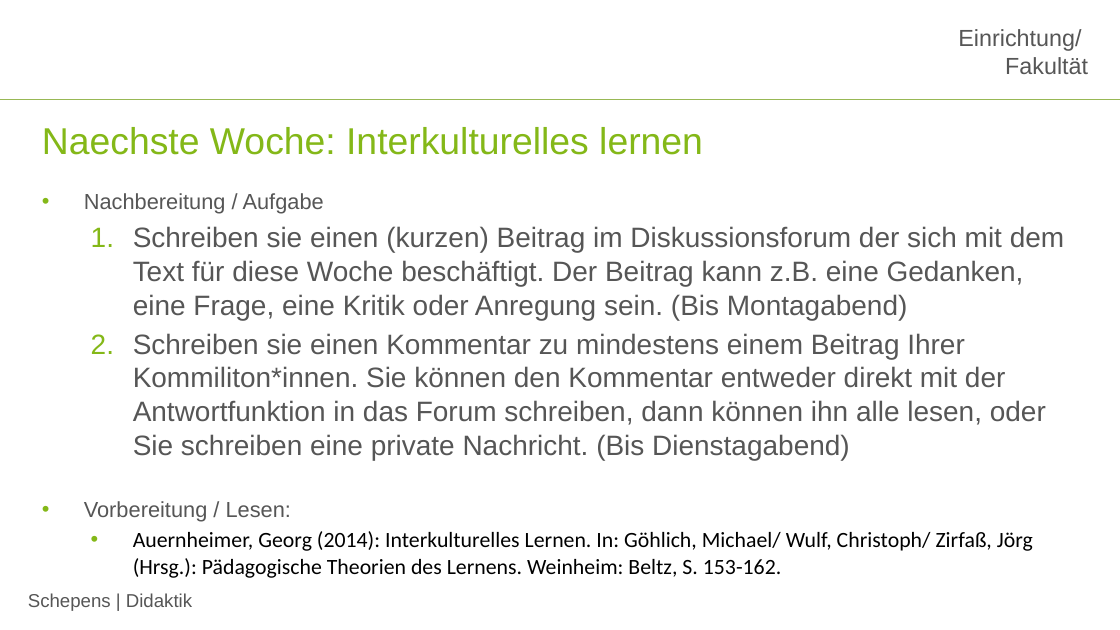
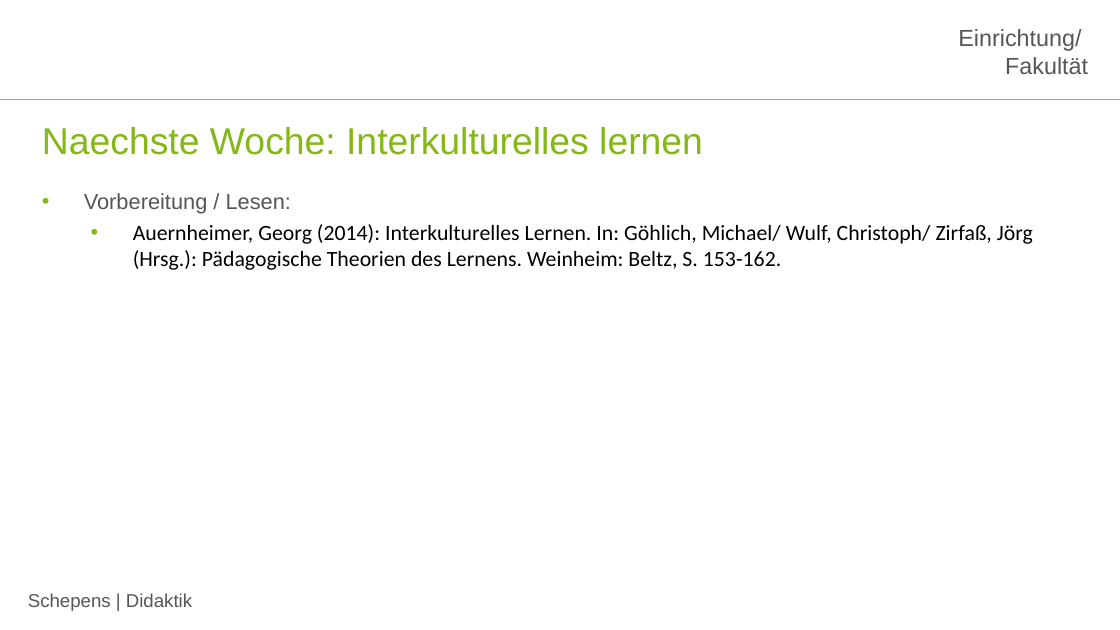
Before and after one commit to jobschepens/didakt22, a slide deck: slide 5 of folien/week8.pptx. Drawn at 1120x630 pixels with LibreOffice and Linux fonts; fonts in the diff are those of the drawing; background and template pictures are left out. Boxes give left, top, right and bottom in pixels: in the first picture for what was removed or moved away, otherwise in the second. Text is boxed around its words. In the diff, an @@ line names an element or a change of style, - is before the commit and + after.

Commit message:
update w8

```diff
--- a/folien/week8.pptx
+++ b/folien/week8.pptx
@@ text at [84,193,1064,460]: paragraphs removed @@
-• Nachbereitung / Aufgabe
-  1. Schreiben sie einen (kurzen) Beitrag im Diskussionsforum der sich mit dem Text für diese Woche beschäftigt. Der Beitrag kann z.B. eine Gedanken, eine Frage, eine Kritik oder Anregung sein. (Bis Montagabend)
-  2. Schreiben sie einen Kommentar zu mindestens einem Beitrag Ihrer Kommiliton*innen. Sie können den Kommentar entweder direkt mit der Antwortfunktion in das Forum schreiben, dann können ihn alle lesen, oder Sie schreiben eine private Nachricht. (Bis Dienstagabend)
```
Also in this commit, not shown: 1 other slide changed.
